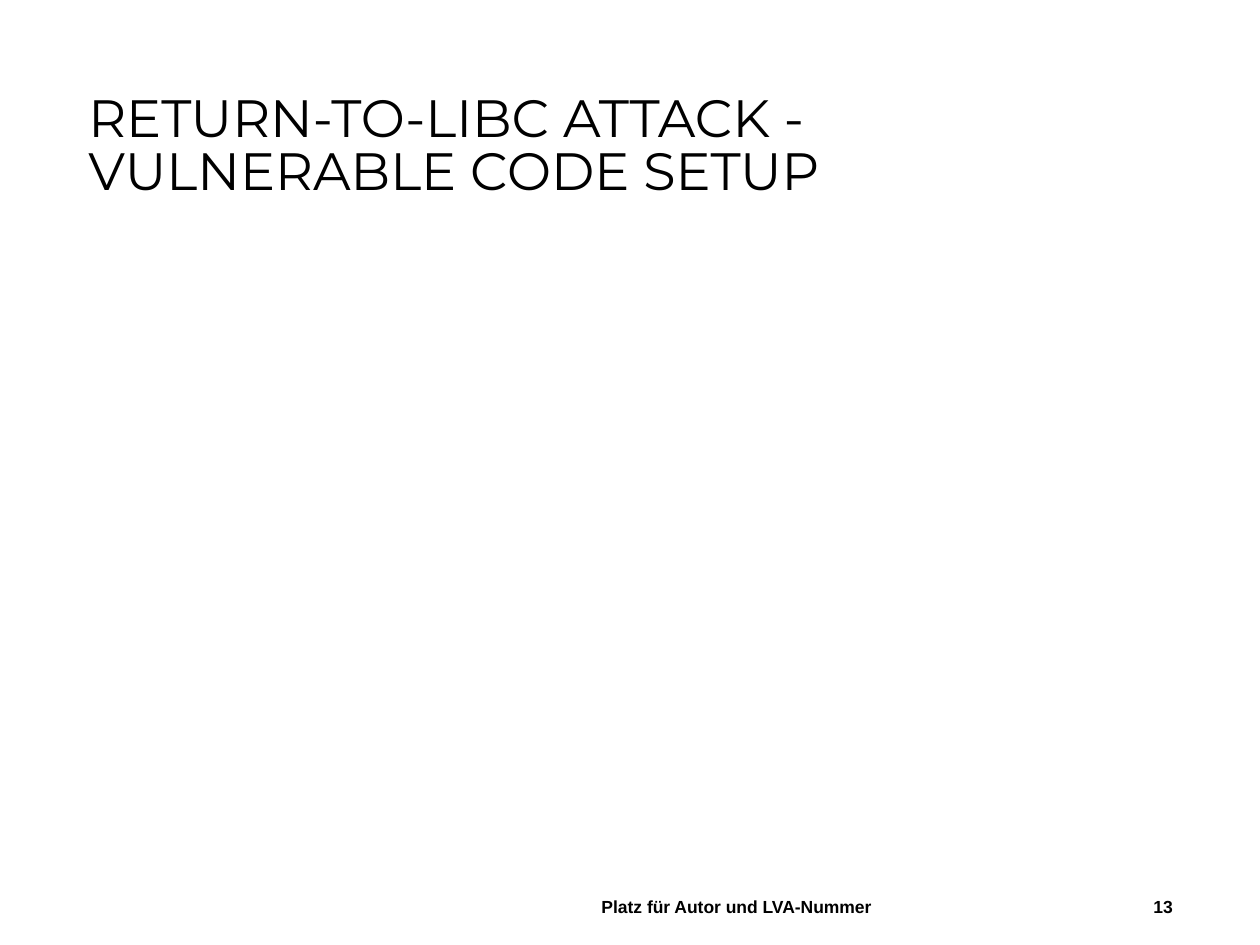
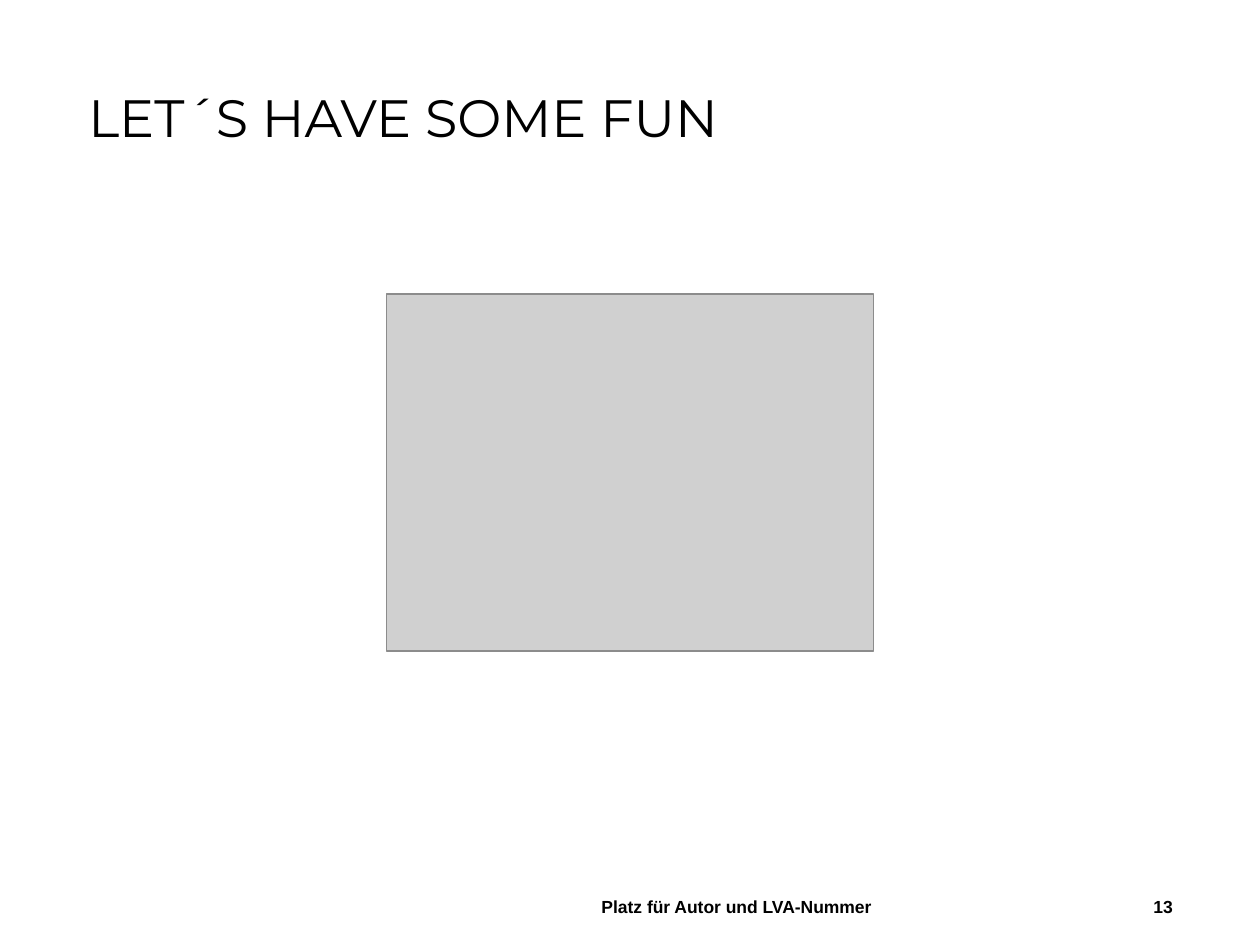
Before and after one commit to StefanHaslhofer/Seminar_Networks_and_Security, a slide deck: slide 13 of ROP.pptx. Drawn at 1260x945 pixels with LibreOffice and Linux fonts; fonts in the diff are those of the drawing; grey boxes stand for pictures; background and template pictures are left out. Boxes give left, top, right and bottom in pixels: in the first picture for what was removed or moved away, otherwise in the second. Text is boxed around its words. In the diff, an @@ line names an element or a change of style, - is before the commit and + after.

```diff
--- a/ROP.pptx
+++ b/ROP.pptx
@@ title at (88, 98, 717, 138): text changed @@
-RETURN-TO-LIBC ATTACK -
-VULNERABLE CODE SETUP
+LET´S HAVE SOME FUN
@@ picture added at (387, 294, 874, 650) @@
```
Also in this commit, not shown: 3 other slides changed, 18 slides added.
